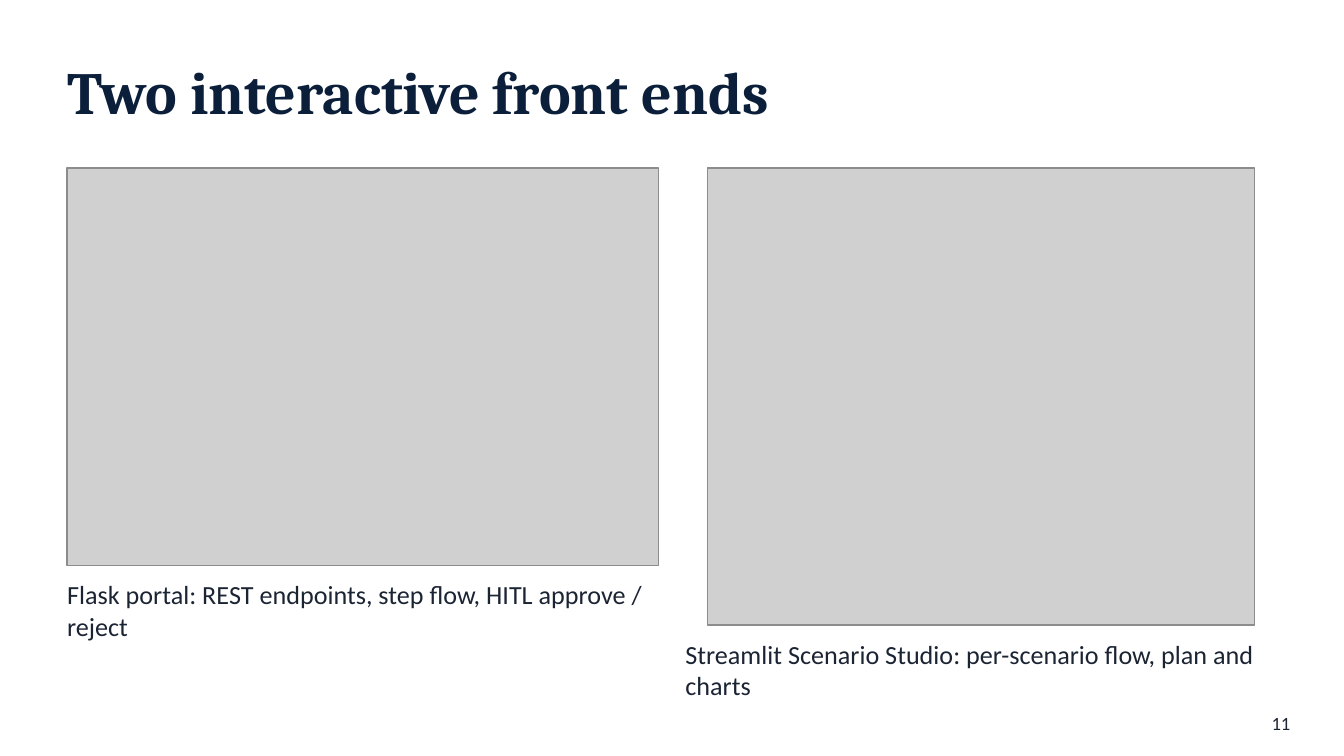
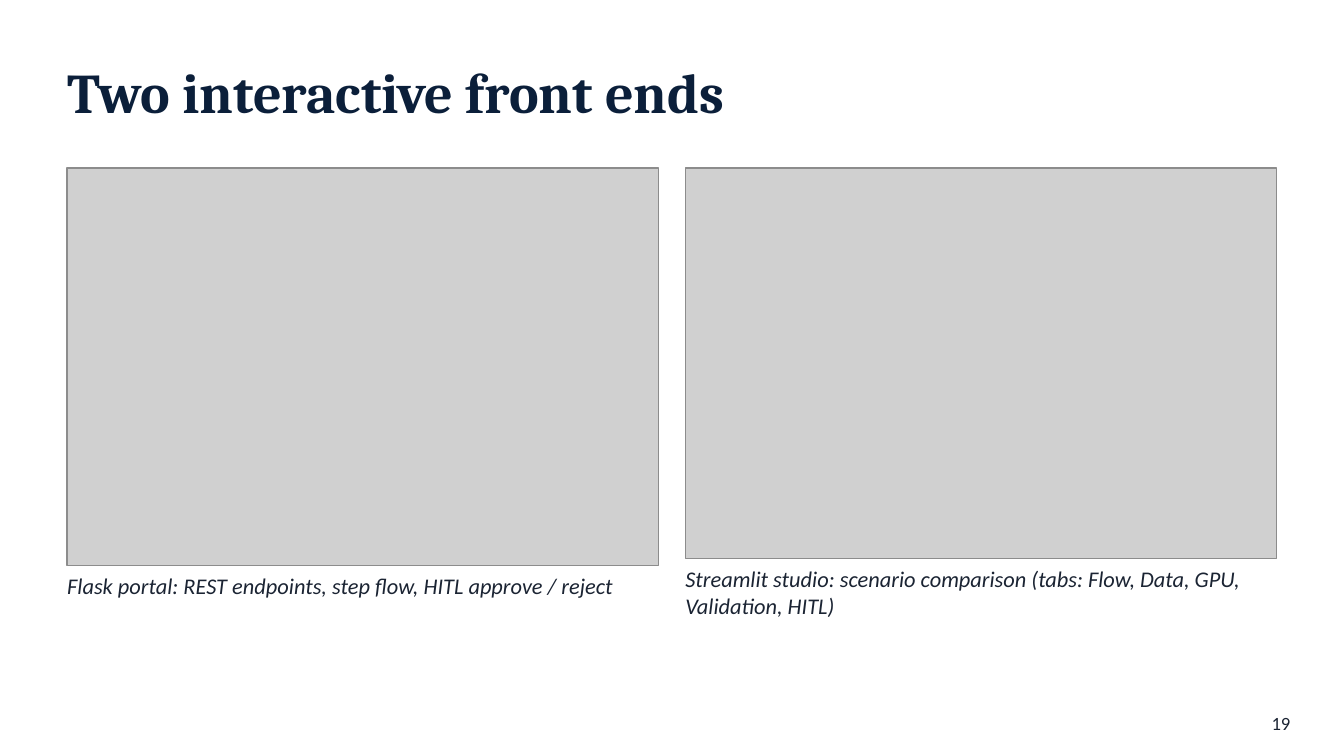
Before and after one commit to ramakrishnakandipati/MMM, a slide deck: slide 19 of agents/Autonomous_Campaign_and_Yield_Optimizer/presentation/Autonomous_Campaign_Yield_Optimizer.pptx (slide 11 before the commit). Drawn at 1344x756 pixels with LibreOffice and Linux fonts; fonts in the diff are those of the drawing; grey boxes stand for pictures. Boxes give left, top, right and bottom in pixels: in the first picture for what was removed or moved away, otherwise in the second. Text is boxed around its words. In the diff, an @@ line names an element or a change of style, - is before the commit and + after.

```diff
--- a/agents/Autonomous_Campaign_and_Yield_Optimizer/presentation/Autonomous_Campaign_Yield_Optimizer.pptx
+++ b/agents/Autonomous_Campaign_and_Yield_Optimizer/presentation/Autonomous_Campaign_Yield_Optimizer.pptx
@@ text "Two interactive front ends" at <box>67,73,724,114</box>: size 32 to 30 pt @@
@@ picture: place and size @@
-picture at <box>707,168,1254,625</box>
+picture at <box>685,168,1277,558</box>
@@ text "Flask portal: REST endpoints, step ..." at <box>67,578,612,598</box>: size 14 to 12 pt, italic on @@
@@ text at <box>685,571,1240,617</box>: text changed; size 14 to 12 pt; italic on @@
-Streamlit Scenario Studio: per-scenario flow, plan and charts
+Streamlit studio: scenario comparison (tabs: Flow, Data, GPU, Validation, HITL)
@@ page number at <box>1272,718,1291,730</box>: text changed @@
-11
+19
```
Also in this commit, not shown: 5 other slides changed, 13 slides added, 5 slides removed, 33 other files.
